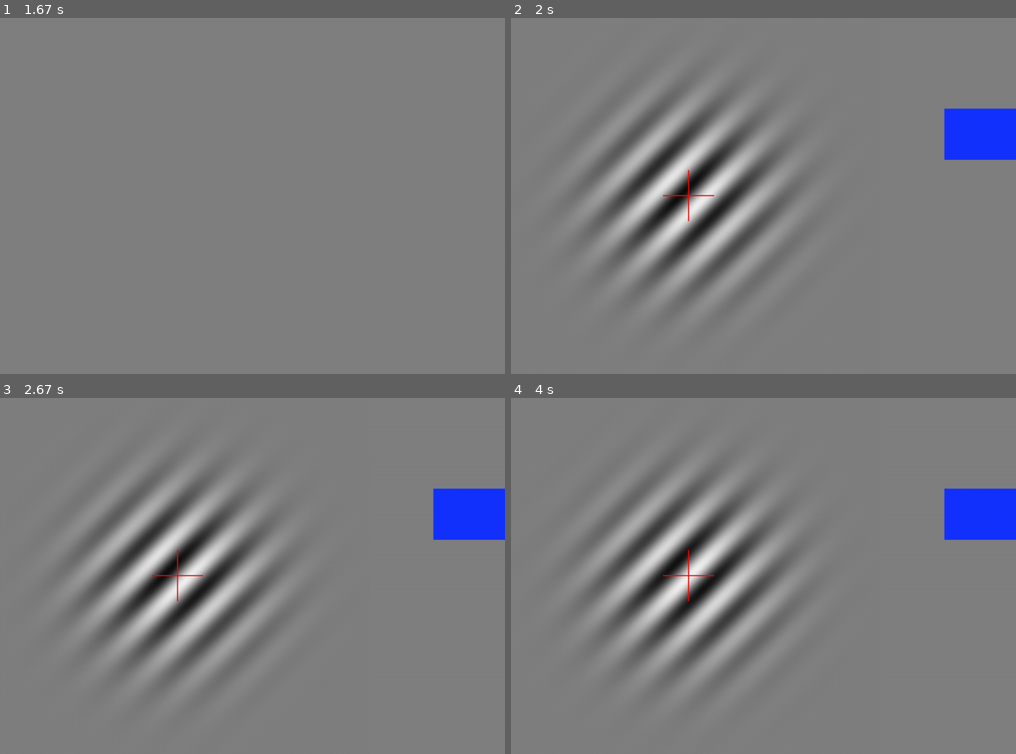
Above: before the commit, frames 1-4 (two rows, left to right).
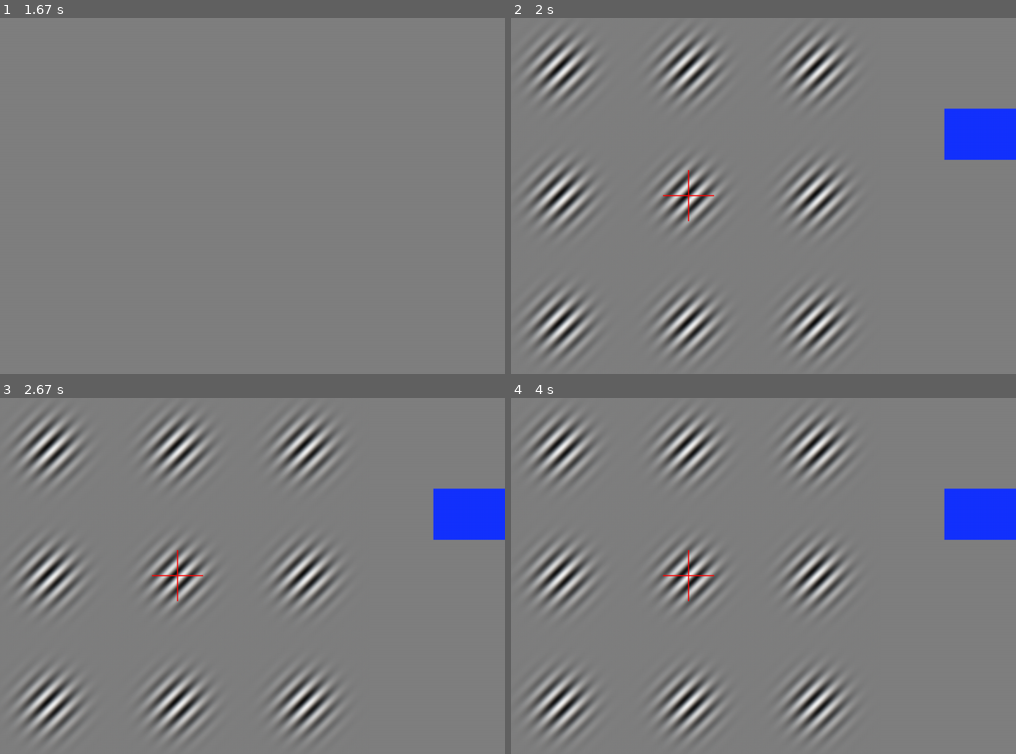
Above: after the commit, the same moments.

Repository: Charestlab/tachypy
Game: pygame game, started from example_tachypy.py
Same seed, same stepped clock (60 frames per second), same inputs: the game is played once before the commit and once after it.
Inputs:
- Up to frame 1 (1.67 s): hold Left from 1.43 s (still down)
- Up to frame 2 (2 s): release Left at 1.97 s
- Up to frame 3 (2.67 s): type "ann" at 2 s; tap Enter at 2.33 s
- Up to frame 4 (4 s): no input

Frame 1 is identical in both runs. In frame 2, 20% of the frame differs, in the area x 3-67%, y 5-95%; in frame 3, 19%; in frame 4, 20%.

Commit message:
src/tachypy/textures.py

Diff:
--- a/src/tachypy/textures.py
+++ b/src/tachypy/textures.py
@@ -5,20 +5,55 @@
 
 class Texture:
     def __init__(self, image):
+        """
+        Initialize a texture from a numpy array.
+        The image array should be in format (height, width, channels) or (channels, height, width)
+        """
         self.texture_id = glGenTextures(1)
         self.load_texture(image)
 
     def load_texture(self, image):
+        """
+        Load a texture from a numpy array.
+        Handles both (height, width, channels) and (channels, height, width) formats.
+        """
+        # Ensure image is a numpy array
+        image = np.asarray(image, dtype=np.uint8)
+
+        # Check array dimensions
+        if len(image.shape) != 3:
+            raise ValueError(f"Image array must have 3 dimensions, got {len(image.shape)}")
+
+        # Get dimensions
+        if image.shape[2] == 3:  # (height, width, channels) format
+            height, width, channels = image.shape
+            # Convert to (channels, height, width) format
+            image = np.transpose(image, (2, 0, 1))
+        elif image.shape[0] == 3:  # (channels, height, width) format
+            channels, height, width = image.shape
+        else:
+            raise ValueError(f"Invalid image format. Expected 3 channels, got shape {image.shape}")
+
+        # Ensure the array is contiguous in memory
+        if not image.flags['C_CONTIGUOUS']:
+            image = np.ascontiguousarray(image)
+
+        # Bind texture
         glBindTexture(GL_TEXTURE_2D, self.texture_id)
 
+        # Set pixel storage mode
         glPixelStorei(GL_UNPACK_ALIGNMENT, 1)
 
-        glTexImage2D(GL_TEXTURE_2D, 0, GL_RGB, image.shape[1], image.shape[0], 0, GL_RGB, GL_UNSIGNED_BYTE, image)
+        # Load texture data
+        glTexImage2D(GL_TEXTURE_2D, 0, GL_RGB, width, height, 0, GL_RGB, GL_UNSIGNED_BYTE, image)
 
+        # Set texture parameters
         glTexParameterf(GL_TEXTURE_2D, GL_TEXTURE_WRAP_S, GL_CLAMP_TO_EDGE)
         glTexParameterf(GL_TEXTURE_2D, GL_TEXTURE_WRAP_T, GL_CLAMP_TO_EDGE)
         glTexParameterf(GL_TEXTURE_2D, GL_TEXTURE_MAG_FILTER, GL_LINEAR)
         glTexParameterf(GL_TEXTURE_2D, GL_TEXTURE_MIN_FILTER, GL_LINEAR)
+
+        # Unbind texture
         glBindTexture(GL_TEXTURE_2D, 0)
 
     def bind(self):
@@ -38,21 +73,19 @@
         """
         Draw a texture on the screen.
         Parameters:
-            texture_id: The ID of the texture to draw.
             a_rect: A rectangle defined as [x1, y1, x2, y2] or [[x1, xy], [x2, y2]].
         """
-
         a_rect = np.asarray(a_rect)
-        if a_rect.shape[0]==4:
+        if a_rect.shape[0] == 4:
             x1, y1, x2, y2 = np.asarray(a_rect)
-        elif a_rect.shape[0]==2 & a_rect.shape[1]==2:
+        elif a_rect.shape[0] == 2 and a_rect.shape[1] == 2:
             x1, y1 = a_rect[0]
             x2, y2 = a_rect[1]
         else:
             raise ValueError("A rectangle is defined either as [x1, y1, x2, y2] or [[x1, xy], [x2, y2]].")
 
-        if x2<=x1 or y2<=y1:
-            raise ValueError("x2 must be equal or smaller than x1 an y2 must be equal or smaller than y1.")
+        if x2 <= x1 or y2 <= y1:
+            raise ValueError("x2 must be equal or smaller than x1 and y2 must be equal or smaller than y1.")
 
         # Enable texturing modulations
         glTexEnvf(GL_TEXTURE_ENV, GL_TEXTURE_ENV_MODE, GL_MODULATE)
@@ -66,10 +99,10 @@
         # map the texture to the rectangle
         glBegin(GL_QUADS)
         # Compute centered vertex positions
-        glTexCoord2f(0, 0); glVertex2f(x1, y1) # left - top
-        glTexCoord2f(1, 0); glVertex2f(x2, y1) # right - top
-        glTexCoord2f(1, 1); glVertex2f(x2, y2) # right - bottom
-        glTexCoord2f(0, 1); glVertex2f(x1, y2) # left - bottom
+        glTexCoord2f(0, 0); glVertex2f(x1, y1)  # left - top
+        glTexCoord2f(1, 0); glVertex2f(x2, y1)  # right - top
+        glTexCoord2f(1, 1); glVertex2f(x2, y2)  # right - bottom
+        glTexCoord2f(0, 1); glVertex2f(x1, y2)  # left - bottom
         glEnd()
 
         # unbind the texture
